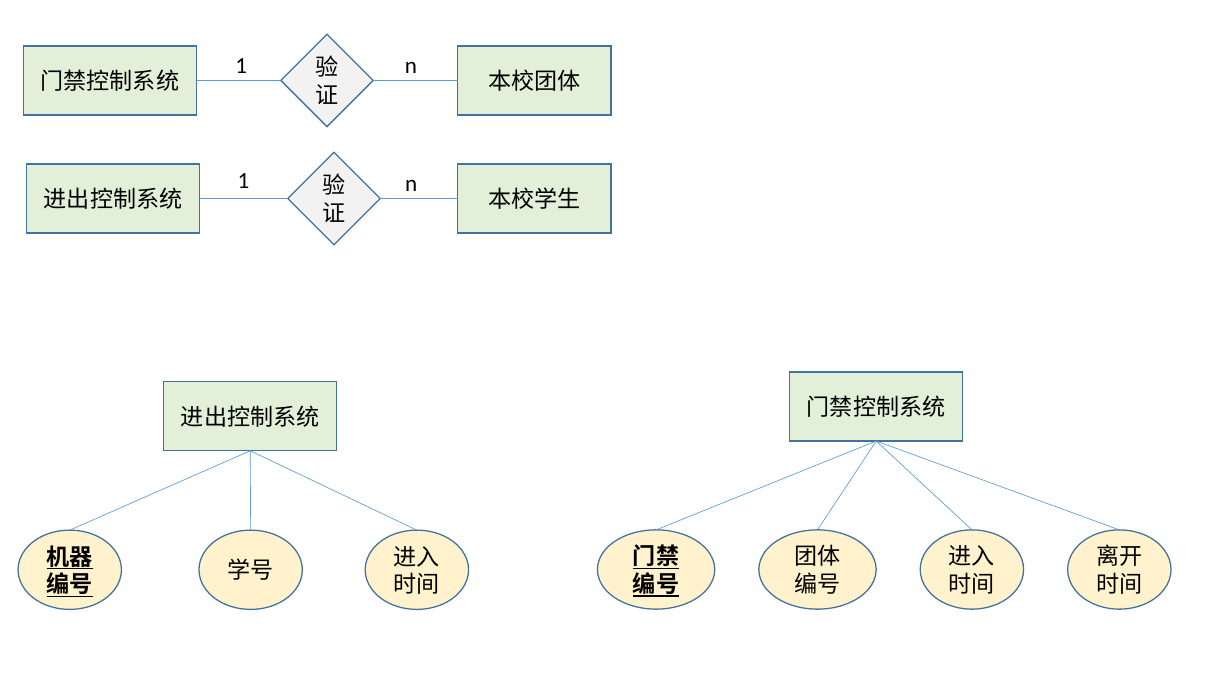
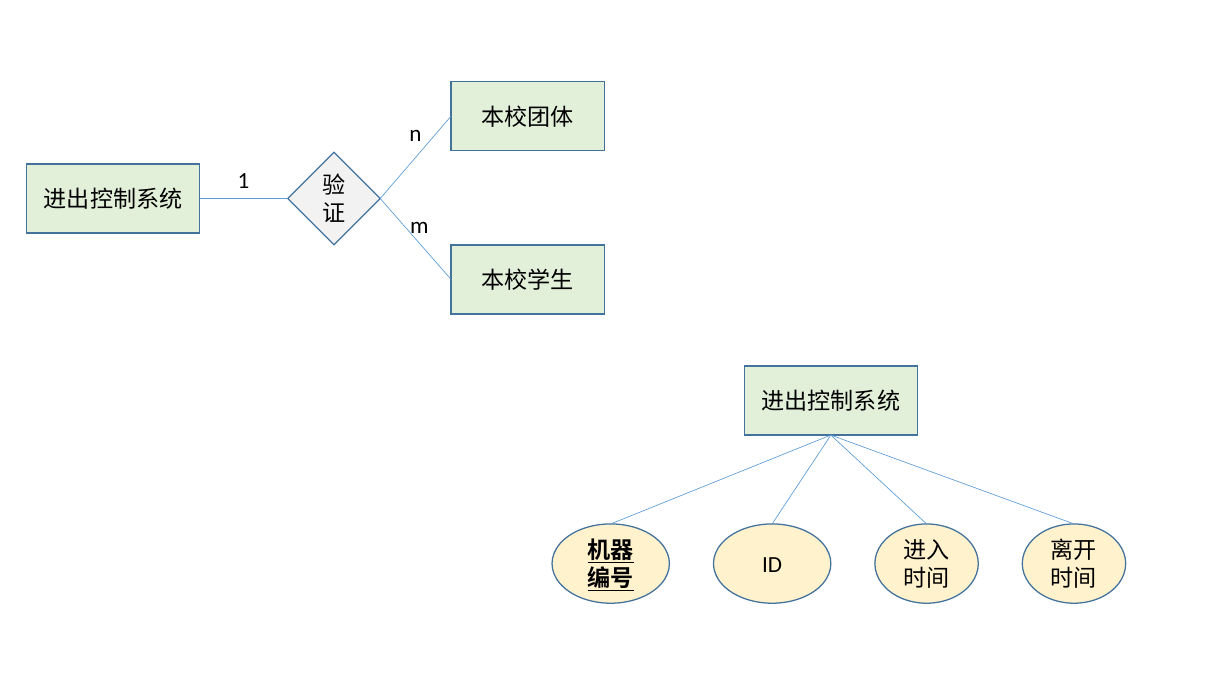
Before and after one commit to huangqiuyu/Database_BUAA, a slide deck: slide 11 of ours/E-R图初稿.pptx. Drawn at 1232x693 pixels with LibreOffice and Linux fonts; fonts in the diff are those of the drawing. Boxes give left, top, right and bottom in pixels: in the first picture for what was removed or moved away, otherwise in the second. Text is boxed around its words. In the diff, an @@ line names an element or a change of style, - is before the commit and + after.

```diff
--- a/ours/E-R图初稿.pptx
+++ b/ours/E-R图初稿.pptx
@@ rectangle removed at (x1=23, y1=46, x2=196, y2=116) @@
-门禁控制系统
@@ text removed at (x1=235, y1=58, x2=247, y2=73) @@
-1
@@ diamond removed at (x1=281, y1=34, x2=373, y2=127) @@
-验证
@@ line removed from (197, 80) to (281, 80) @@
@@ rectangle "本校团体" moved from (x1=457, y1=46, x2=611, y2=116) to (x1=451, y1=81, x2=604, y2=151) @@
@@ line moved from (373, 80) - (457, 80) to (381, 199) - (451, 116) @@
@@ text "n" moved from (x1=405, y1=61, x2=417, y2=73) to (x1=409, y1=129, x2=421, y2=141) @@
@@ line moved from (381, 199) - (457, 199) to (381, 199) - (451, 279) @@
@@ text at (x1=410, y1=221, x2=428, y2=240): text changed @@
-n
+m
@@ rectangle "本校学生" moved from (x1=457, y1=164, x2=611, y2=233) to (x1=451, y1=245, x2=604, y2=314) @@
@@ rectangle removed at (x1=164, y1=382, x2=336, y2=451) @@
-进出控制系统
@@ text in rectangle at (x1=762, y1=389, x2=901, y2=411): text changed @@
-门禁控制系统
+进出控制系统
@@ line removed from (250, 451) to (69, 531) @@
@@ line removed from (250, 531) to (250, 451) @@
@@ line removed from (417, 531) to (250, 451) @@
@@ ellipse removed at (x1=18, y1=531, x2=122, y2=610) @@
-机器编号
@@ ellipse removed at (x1=199, y1=531, x2=302, y2=610) @@
-学号
@@ ellipse removed at (x1=365, y1=531, x2=469, y2=610) @@
-进入时间
@@ text in ellipse at (x1=588, y1=535, x2=634, y2=591): text changed @@
-门禁编号
+机器编号
@@ 4 ellipses, 4 lines, 1 rectangle moved together from (x1=598, y1=372, x2=1171, y2=609) to (x1=552, y1=366, x2=1126, y2=604) @@
@@ text in ellipse at (x1=762, y1=557, x2=782, y2=572): text changed @@
-团体编号
+ID
```
Also in this commit, not shown: 3 other slides changed, 3 other files.
